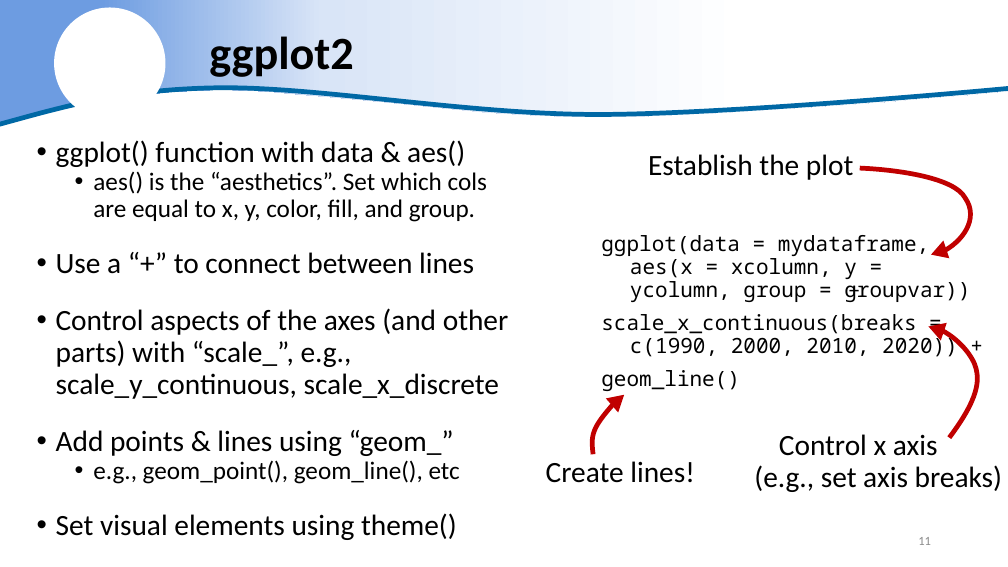
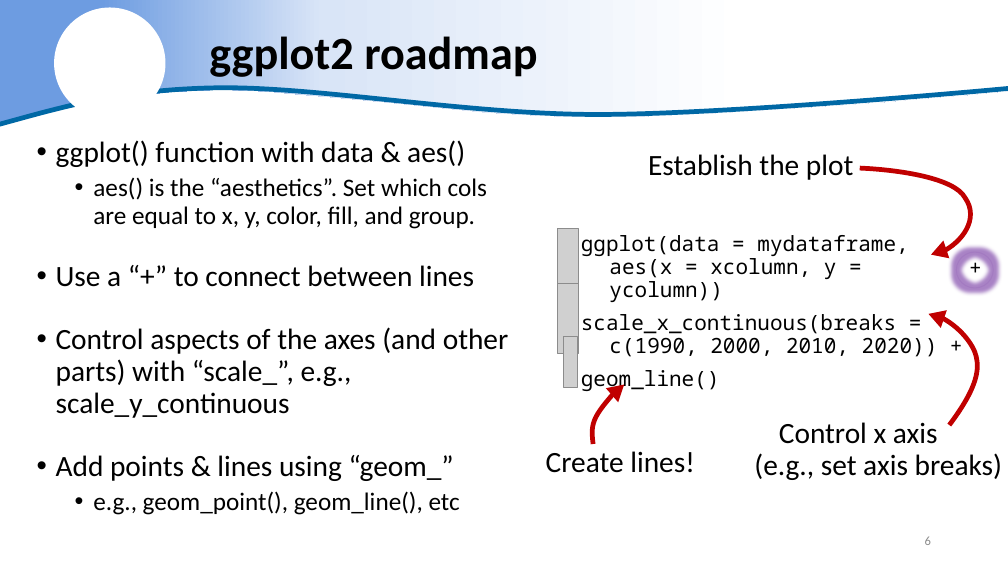
Before and after one commit to justinpriest/ADFG_R_Intro_Workshop, a slide deck: slide 6 of presentations/7 - Amazing Charts & How to Make Them.pptx (slide 11 before the commit). Drawn at 1008x567 pixels with LibreOffice and Linux fonts; fonts in the diff are those of the drawing; grey boxes stand for pictures; background and template pictures are left out. Boxes give left, top, right and bottom in pixels: in the first picture for what was removed or moved away, otherwise in the second. Text is boxed around its words. In the diff, an @@ line names an element or a change of style, - is before the commit and + after.

Commit message:
updating ggplot presentation to incorporate improvements from last course

```diff
--- a/presentations/7 - Amazing Charts & How to Make Them.pptx
+++ b/presentations/7 - Amazing Charts & How to Make Them.pptx
@@ title at (209, 36, 537, 77): text changed @@
-ggplot2
+ggplot2 roadmap
@@ text at (56, 140, 487, 515): more space between paragraphs @@
@@ picture added at (558, 228, 578, 299) @@
@@ text "ggplot(data = mydataframe, aes(x = ...": place and size @@
-text "ggplot(data = mydataframe, aes(x = ..." at (601, 235, 970, 391)
+text "ggplot(data = mydataframe, aes(x = ..." at (581, 235, 938, 393)
@@ text at (581, 235, 908, 302): text changed @@
-ggplot(data = mydataframe, aes(x = xcolumn, y = ycolumn, group = groupvar))
+ggplot(data = mydataframe, aes(x = xcolumn, y = ycolumn))
@@ ellipse added at (957, 252, 994, 288), outline #7030A0 1 pt @@
@@ text "+": place and size @@
-text "+" at (841, 274, 864, 307)
+text "+" at (962, 250, 985, 284)
@@ picture added at (558, 284, 578, 354) @@
@@ text at (56, 327, 509, 418): text changed @@
-• Control aspects of the axes (and other parts) with “scale_”, e.g., scale_y_continuous, scale_x_discrete
+• Control aspects of the axes (and other parts) with “scale_”, e.g., scale_y_continuous
@@ 1 text, 1 freeform shape, 1 triangle: place and size @@
-1 text, 1 freeform shape, 1 triangle at (754, 318, 1002, 492)
+1 text, 1 freeform shape, 1 triangle at (754, 305, 1002, 480)
@@ picture added at (563, 337, 578, 387) @@
@@ 1 text, 1 freeform shape, 1 triangle: place and size @@
-1 text, 1 freeform shape, 1 triangle at (546, 390, 695, 483)
+1 text, 1 freeform shape, 1 triangle at (546, 379, 695, 473)
@@ text at (56, 513, 457, 540): paragraph removed @@
-• Set visual elements using theme()
@@ page number at (925, 536, 931, 545): text changed @@
-11
+6
```
Also in this commit, not shown: 4 other slides changed, 3 slides added.
